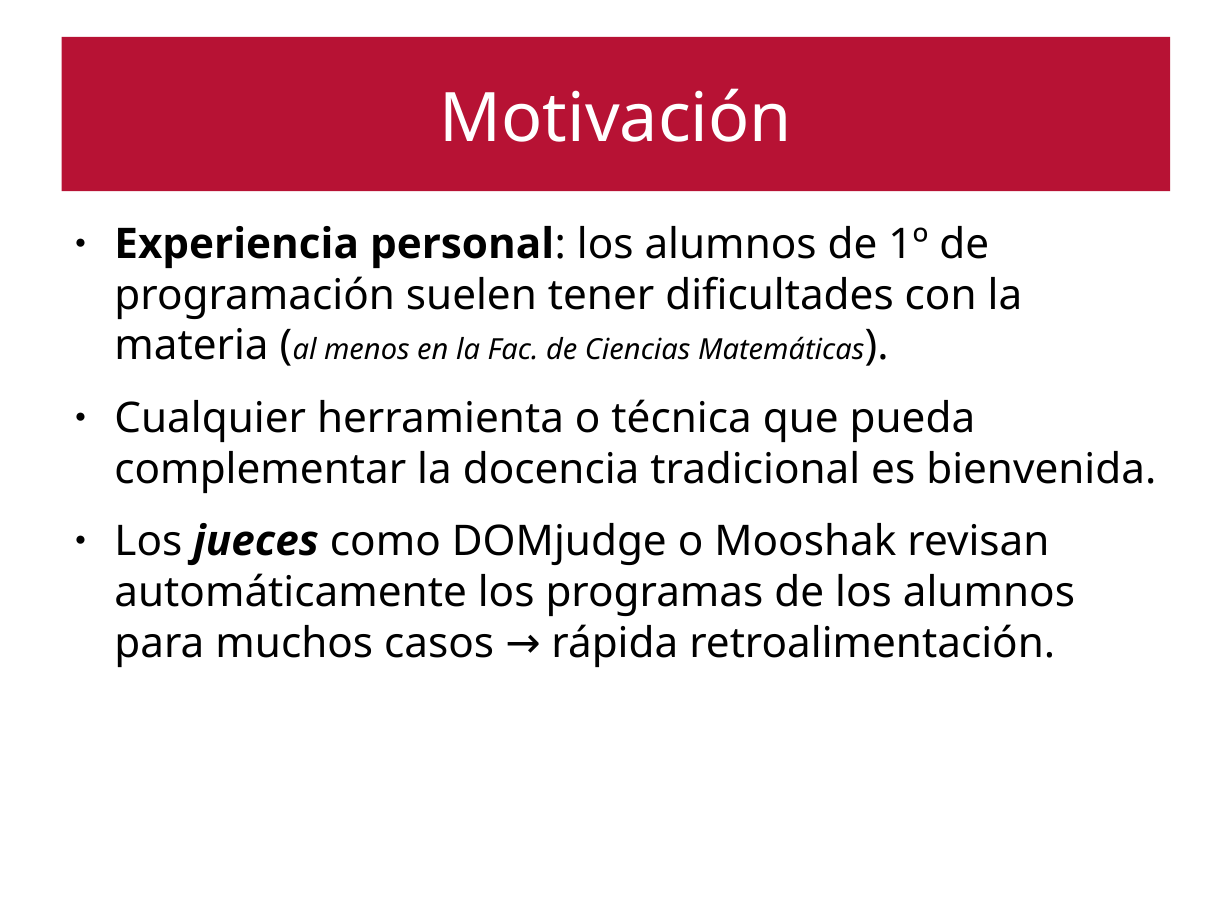
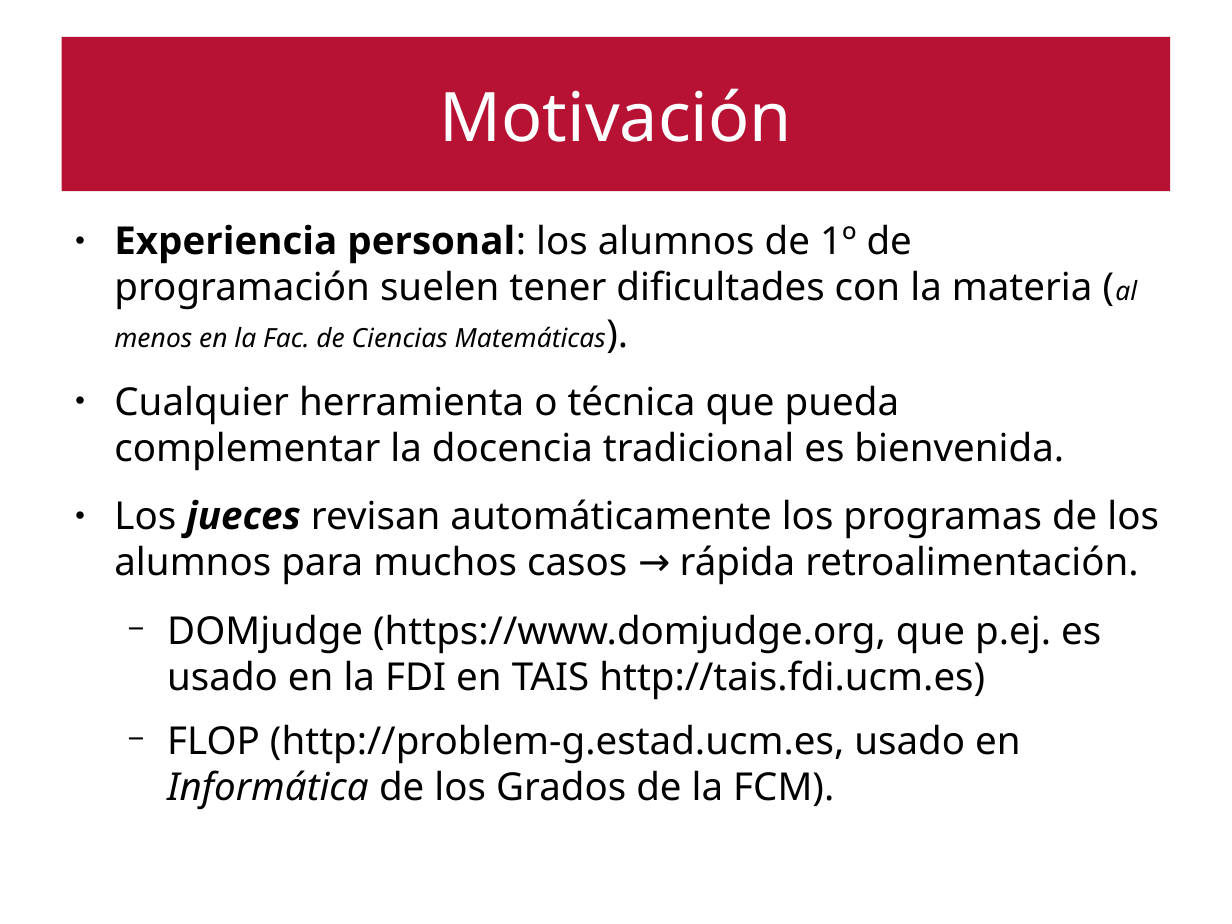
Before and after one commit to emartinm/TutorialesInteractivos, a slide deck: slide 3 of doc/Taller_FDI_2017.odp. Drawn at 1232x924 pixels with LibreOffice and Linux fonts; fonts in the diff are those of the drawing. Boxes give left, top, right and bottom in pixels: in the first picture for what was removed or moved away, otherwise in the second. Text is boxed around its words. In the diff, an @@ line names an element or a change of style, - is before the commit and + after.

```diff
--- a/doc/Taller_FDI_2017.odp
+++ b/doc/Taller_FDI_2017.odp
@@ text at [114, 224, 1137, 471]: size 27.2 to 24.8 pt in "Experiencia personal: los alumnos de 1º de ...", "Cualquier herramienta o técnica que pueda complementar ..."; size 18.7 to 17.1 pt in "(al menos en la Fac. de Ciencias ..." @@
@@ text at [114, 499, 1159, 764]: text changed; size 27.2 to 24.8 pt @@
-● Los jueces como DOMjudge o Mooshak revisan automáticamente los programas de los alumnos para muchos casos → rápida retroalimentación.
+● Los jueces revisan automáticamente los programas de los alumnos para muchos casos → rápida retroalimentación.
+  − DOMjudge (https://www.domjudge.org, que p.ej. es usado en la FDI en TAIS http://tais.fdi.ucm.es)
+  − FLOP (http://problem-g.estad.ucm.es, usado en Informática de los Grados de la FCM).
```
Also in this commit, not shown: 12 other slides changed, 2 slides added, 3 other files.
